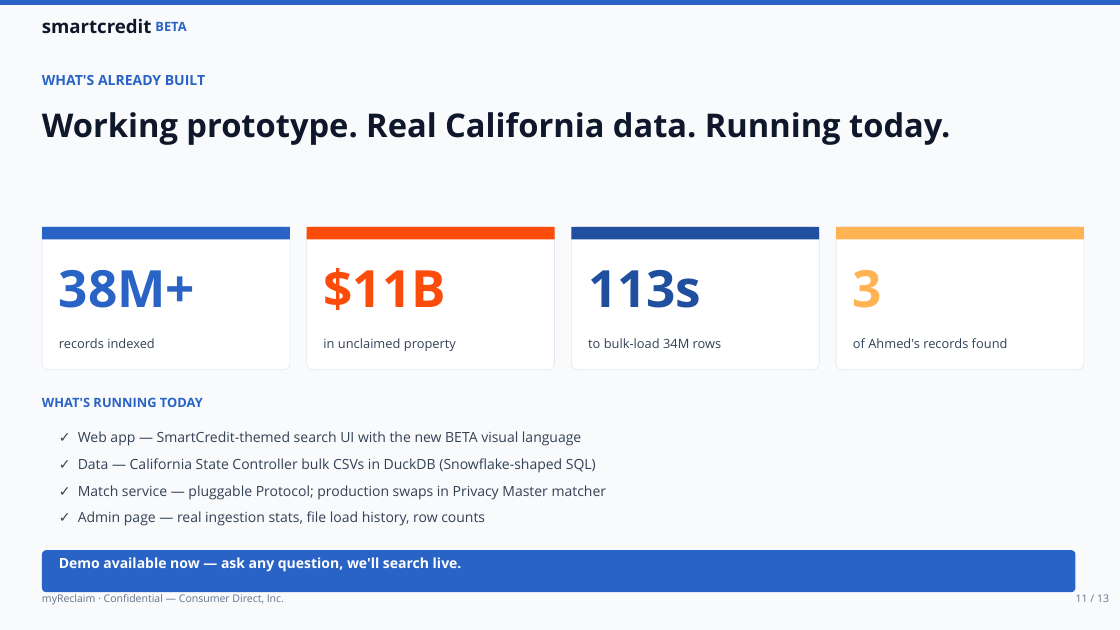
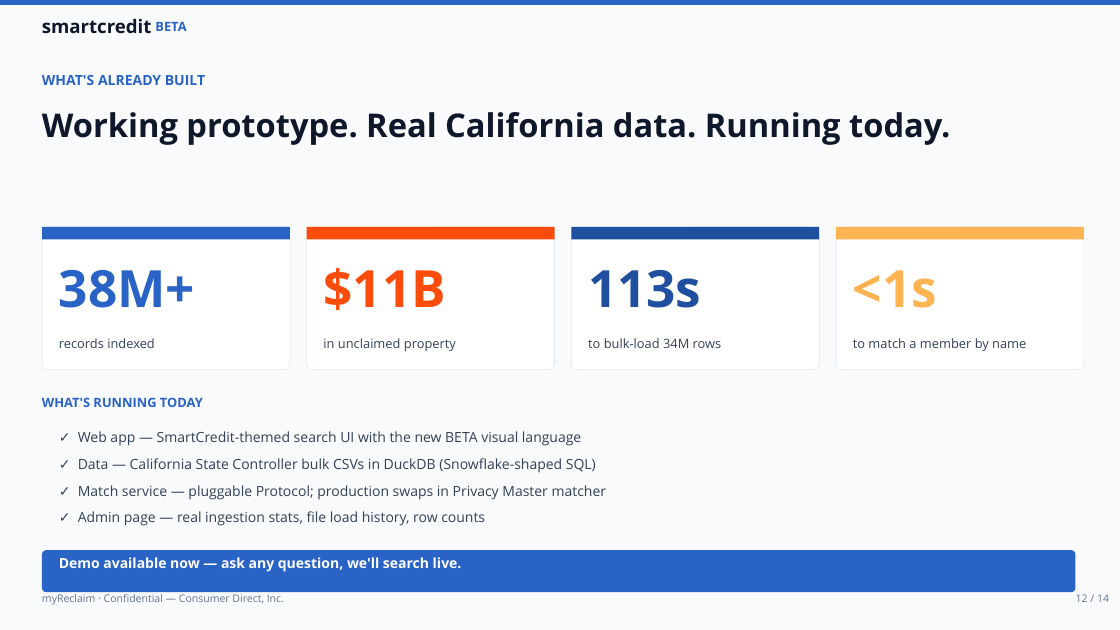
Before and after one commit to ahmedyassineconsumerdirect/cd-getmymoney, a slide deck: slide 12 of myReclaim-Exec-Deck.pptx (slide 11 before the commit). Drawn at 1120x630 pixels with LibreOffice and Linux fonts; fonts in the diff are those of the drawing. Boxes give left, top, right and bottom in pixels: in the first picture for what was removed or moved away, otherwise in the second. Text is boxed around its words. In the diff, an @@ line names an element or a change of style, - is before the commit and + after.

```diff
--- a/myReclaim-Exec-Deck.pptx
+++ b/myReclaim-Exec-Deck.pptx
@@ text at (x1=853, y1=270, x2=937, y2=308): text changed @@
-3
+<1s
@@ text at (x1=853, y1=338, x2=1026, y2=351): text changed @@
-of Ahmed's records found
+to match a member by name
@@ text at (x1=1076, y1=594, x2=1109, y2=602): text changed @@
-11 / 13
+12 / 14
```
Also in this commit, not shown: 10 other slides changed, 1 slide added, 4 other files.
